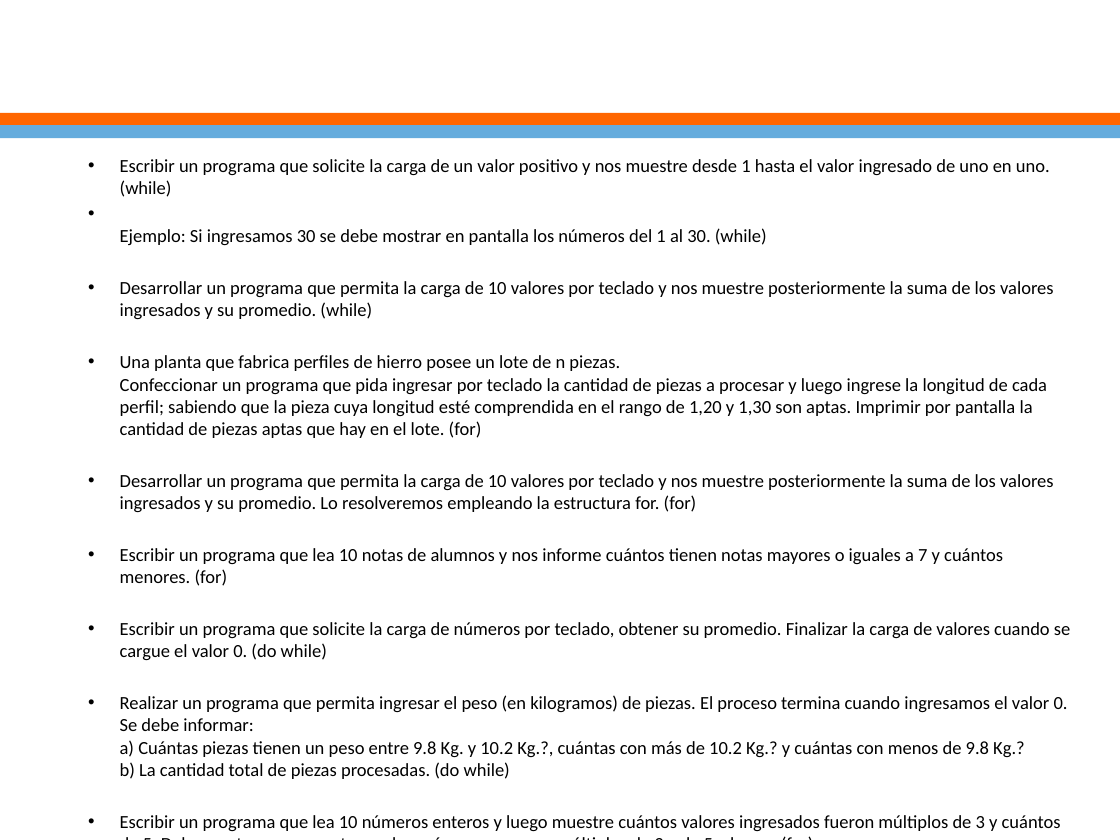
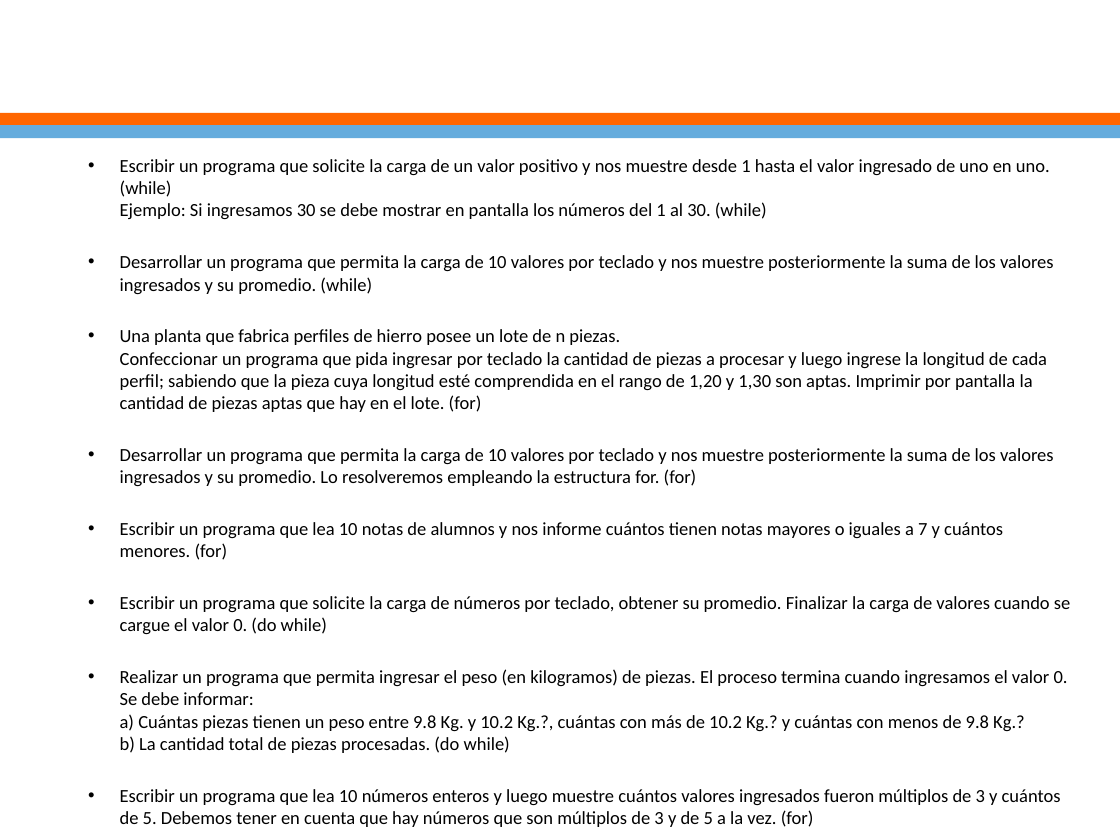
Before and after one commit to ejimenezdelgado/ext_estructura_datos_1_2018, a slide deck: slide 13 of Semana 5/clase5.pptx. Drawn at 1120x840 pixels with LibreOffice and Linux fonts; fonts in the diff are those of the drawing; background and template pictures are left out. Boxes give left, top, right and bottom in pixels: in the first picture for what was removed or moved away, otherwise in the second. Text is boxed around its words. In the diff, an @@ line names an element or a change of style, - is before the commit and + after.

```diff
--- a/Semana 5/clase5.pptx
+++ b/Semana 5/clase5.pptx
@@ text at (120, 159, 1050, 219): text changed @@
-• Escribir un programa que solicite la carga de un valor positivo y nos muestre desde 1 hasta el valor ingresado de uno en uno. (while)
-• Ejemplo: Si ingresamos 30 se debe mostrar en pantalla los números del 1 al 30. (while)
+• Escribir un programa que solicite la carga de un valor positivo y nos muestre desde 1 hasta el valor ingresado de uno en uno. (while)
+  Ejemplo: Si ingresamos 30 se debe mostrar en pantalla los números del 1 al 30. (while)
```
Also in this commit, not shown: 1 other slide changed, 32 other files.
